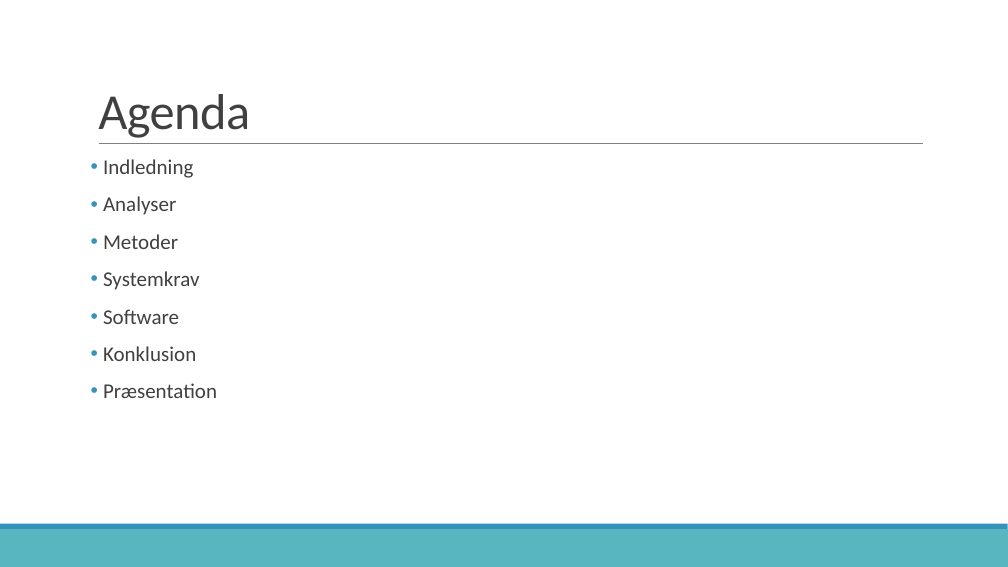
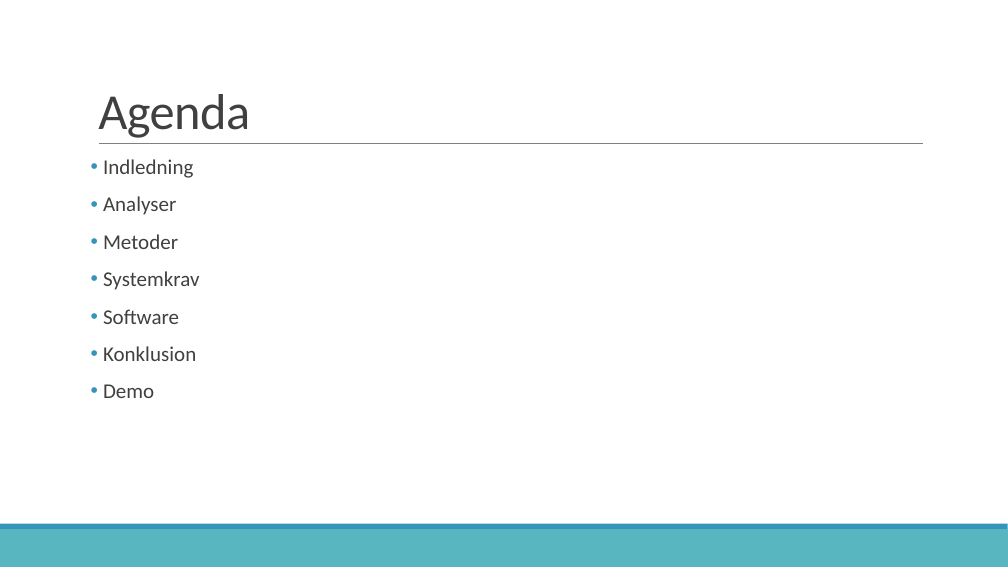
Before and after one commit to zeroregard/Automatic-Sonography, a slide deck: slide 2 of Præsentation_Eksamen.pptx. Drawn at 1008x567 pixels with LibreOffice and Linux fonts; fonts in the diff are those of the drawing. Boxes give left, top, right and bottom in pixels: in the first picture for what was removed or moved away, otherwise in the second. Text is boxed around its words. In the diff, an @@ line names an element or a change of style, - is before the commit and + after.

Commit message:
Præsentation - rettelser og pdf

```diff
--- a/Præsentation_Eksamen.pptx
+++ b/Præsentation_Eksamen.pptx
@@ text at (103,384,154,398): text changed @@
-• Præsentation
+• Demo
```
Also in this commit, not shown: 8 other slides changed, 1 slide added, 1 slide removed, 1 other file.
